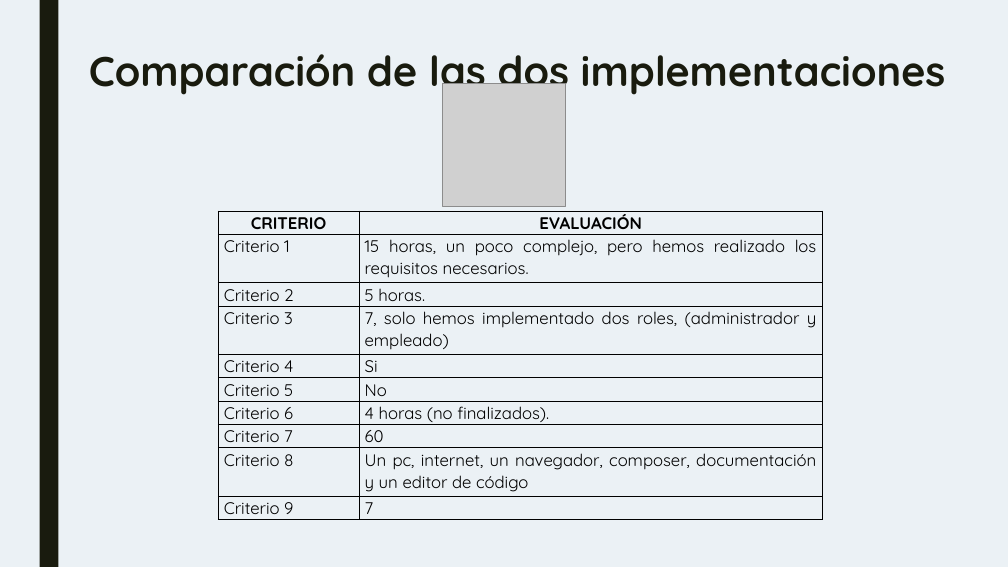
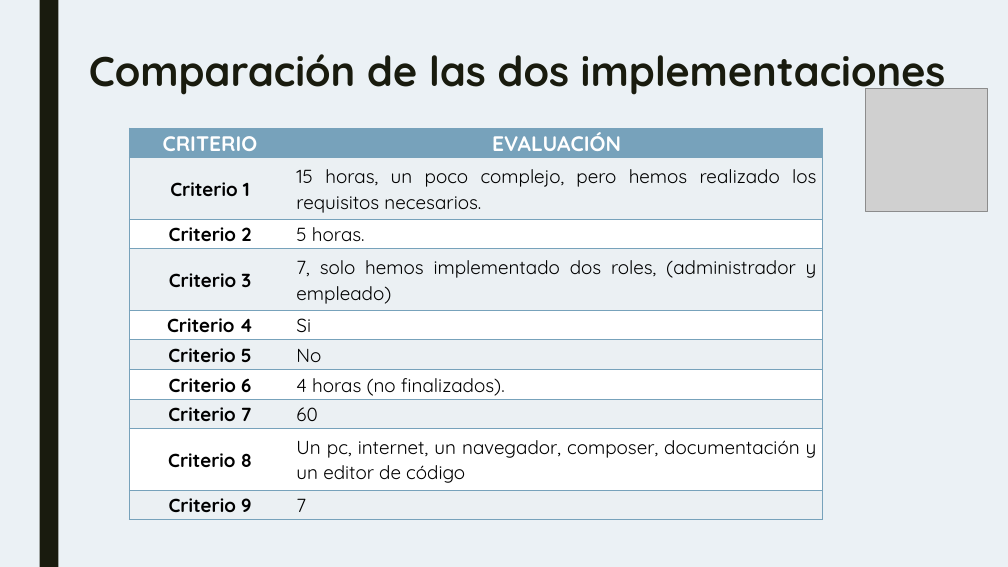
Before and after one commit to IGarrido1996/TG3_T4, a slide deck: slide 21 of TG3_plantilla primera parteppt.pptx (slide 18 before the commit). Drawn at 1008x567 pixels with LibreOffice and Linux fonts; fonts in the diff are those of the drawing; grey boxes stand for pictures. Boxes give left, top, right and bottom in pixels: in the first picture for what was removed or moved away, otherwise in the second. Text is boxed around its words. In the diff, an @@ line names an element or a change of style, - is before the commit and + after.

```diff
--- a/TG3_plantilla primera parteppt.pptx
+++ b/TG3_plantilla primera parteppt.pptx
@@ picture: place and size @@
-picture at box(443, 84, 566, 206)
+picture at box(866, 88, 988, 211)
@@ table at box(129, 129, 823, 520) @@
@@ fill none to #77A2BB in row 1 @@
@@ fill none to #ECF0F3 in 10 cells @@
@@ fill none to #FFFFFF in 8 cells @@
@@ size 16 to 20 pt, text colour #000000 to #FFFFFF in "CRITERIO", "EVALUACIÓN" @@
@@ size 16 to 18 pt @@
@@ bold on in "Criterio 1", "Criterio 2", "Criterio 3", "Criterio 4" and 5 more places @@
@@ alignment justified to centre @@
@@ borders changed @@
@@ table: place and size @@
-table at box(219, 211, 823, 524)
+table at box(129, 129, 823, 520)
```
Also in this commit, not shown: 5 other slides changed, 3 slides added.
